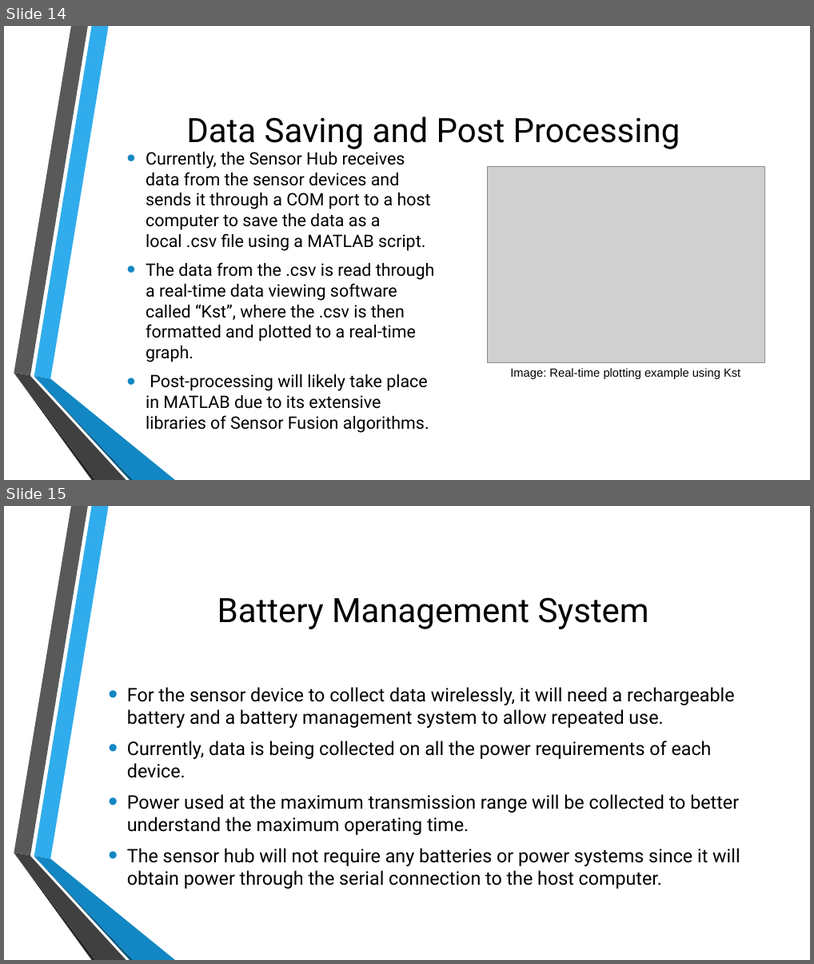
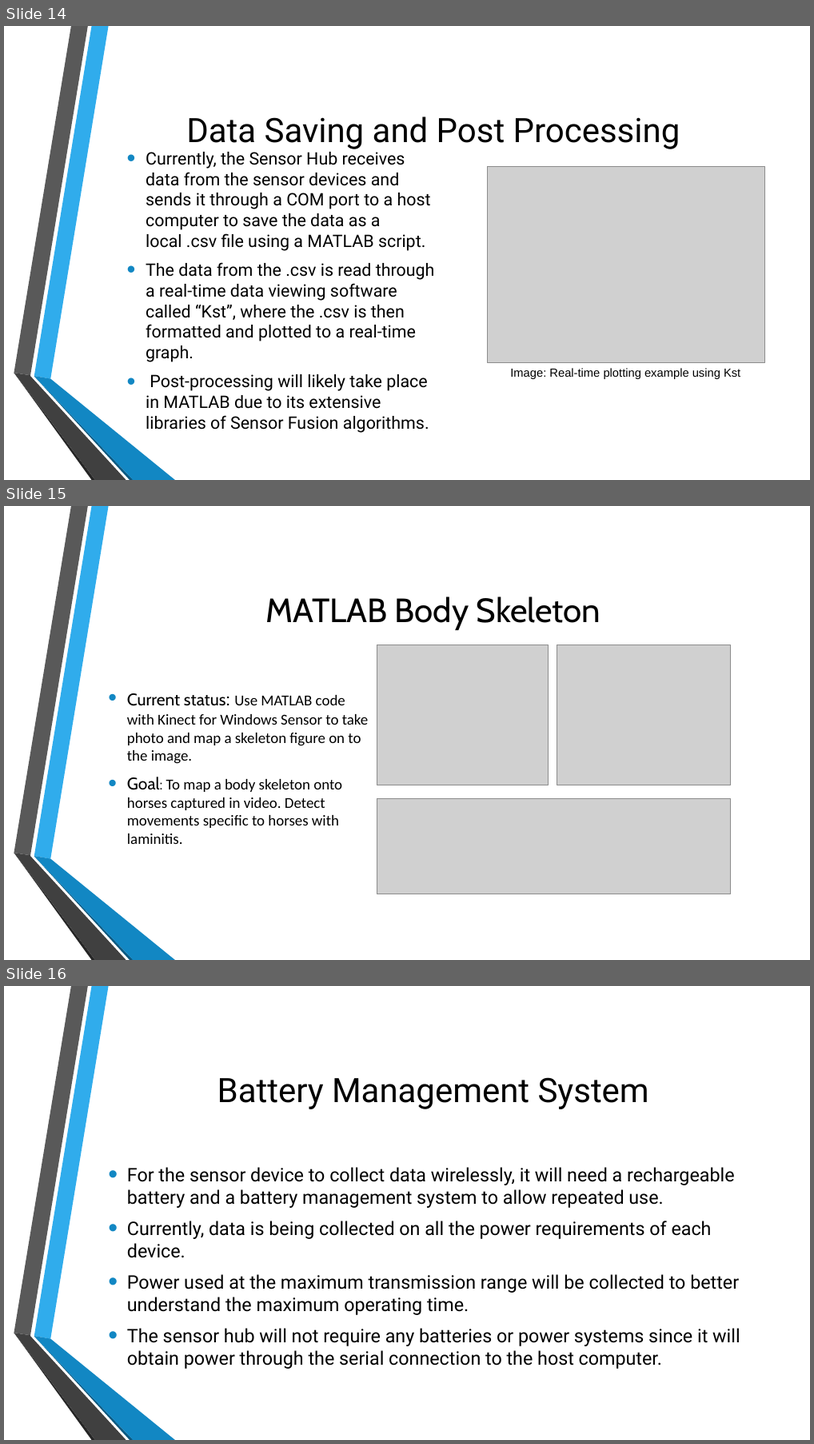
Before and after one commit to kyobg/HOOF-IMU, a slide deck: SDP_Summer_Progress.pptx. Shown one above the other, each under a label of ours: slides 14 and 15 before the commit, slides 14, 15 and 16 after it. The pictures are 814x964 and 814x1444 pixels, drawn with LibreOffice and Linux fonts; fonts in the diff are those of the drawing; grey boxes stand for pictures; background and template pictures are left out. Boxes give left, top, right and bottom in pixels: in the first picture for what was removed or moved away, otherwise in the second. Text is boxed around its words. In the diff, an @@ line names an element or a change of style, - is before the commit and + after.

```diff
--- a/SDP_Summer_Progress.pptx
+++ b/SDP_Summer_Progress.pptx
@@ slide 15 added at bbox=[4, 506, 810, 960], background picture (left out); not listed: 6 template elements that a slide beside it also shows @@
@@ title added at bbox=[266, 596, 601, 630], 40 pt, text #000000 @@
+MATLAB Body Skeleton
@@ picture added at bbox=[377, 644, 549, 784] @@
@@ picture added at bbox=[558, 644, 731, 784] @@
@@ text added at bbox=[127, 693, 369, 844], 18 pt, text #000000 @@
+• Current status: Use MATLAB code with Kinect for Windows Sensor to take photo and map a skeleton figure on to the image.
+• Goal: To map a body skeleton onto horses captured in video. Detect movements specific to horses with laminitis.
@@ picture added at bbox=[377, 798, 730, 894] @@
@@ what was slide 15 is now slide 16 @@
```
Also in this commit, not shown: 1 slide changed.
